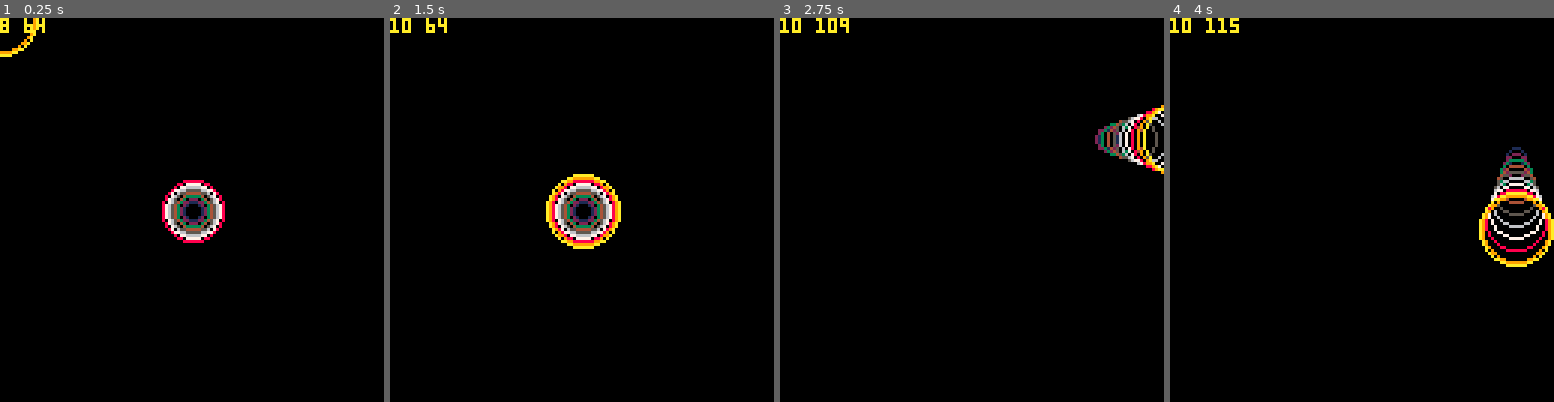
Above: before the commit, frames 1-4 (left to right).
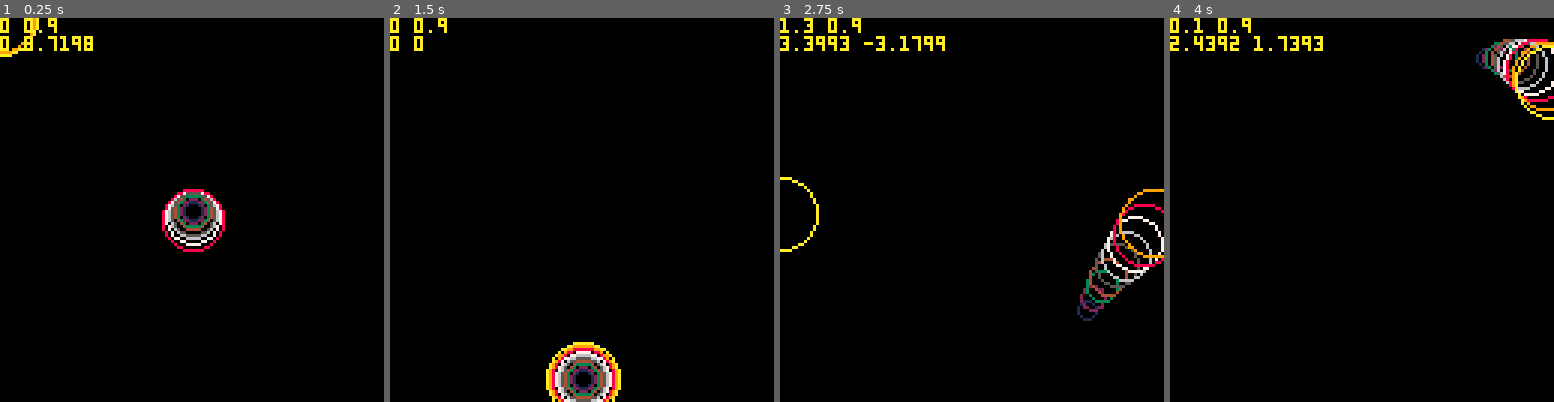
Above: after the commit, the same moments.

Repository: LucaFrincu/Pico-Game
Game: PICO-8 cartridge picoworm.p8
Two runs of this game, one before a commit and one after it. Both use one fixed random seed, a clock stepped at 60 frames per second and the inputs below.
Inputs:
- Up to frame 1 (0.25 s): no input
- Up to frame 2 (1.5 s): no input
- Up to frame 3 (2.75 s): hold Right 1.6-2.1 s; hold Up 2.15-2.42 s; hold Right from 2.47 s (still down)
- Up to frame 4 (4 s): release Right at 3.03 s; hold Left 3.08-3.58 s; hold Down 3.63-3.97 s

The runs differ from the first frame. In frame 1, 1.8% of the frame differs, in the area x 0-59%, y 0-61%; in frame 2, 5.2%, in the area x 0-61%, y 0-100%; in frame 3, 4.1%; in frame 4, 4.7%.

Commit message:
Updated script + Worm sprite

Diff:
--- a/picoworm.p8
+++ b/picoworm.p8
@@ -2,6 +2,8 @@
 version 41
 __lua__
 x, y = 64, 64
+ax, ay = 0, 0
+vx, vy = 0, 0
 
 hist_x = {}
 hist_y = {}
@@ -12,14 +14,38 @@
 	for i=1,10 do
 		circ(hist_x[i],hist_y[i],i+2,i)
 	end
-	print(#hist_x..' '..hist_x[1])
+	print(ax..' '..ay)
+	print(vx..' '..vy)
 end
 
 function _update()
-	if (btn(⬆️)) y-=3
-	if (btn(⬇️)) y+=3
-	if (btn(⬅️)) x-=3
-	if (btn(➡️)) x+=3
+	ay = 0
+	if (btn(⬆️)) ay=-6
+	if (btn(⬇️)) ay=1.5
+	if (btn(⬅️)) ax=-1.5
+	if (btn(➡️)) ax=1.5
+
+	if ax > 0 then ax = ax-0.2 end
+	if ax < 0 then ax = ax+0.2 end
+	ay = ay + 0.9 --gravity
+
+	vx = vx + ax * 0.1
+	vy = vy + ay * 0.1
+
+
+--	if vx < 3 then vx = 3 end
+--if vx > -3 then vx = -3 end
+--if vy < 3 then vy = 3 end
+--	if vy > -3 then vy = -3 end
+
+	x = x + vx
+	y = y + vy
+
+	x = x % 128
+	if y > 120 then
+		y = 120
+		vy = 0
+	end
 
 	add(hist_x, x)
 	add(hist_y, y)
